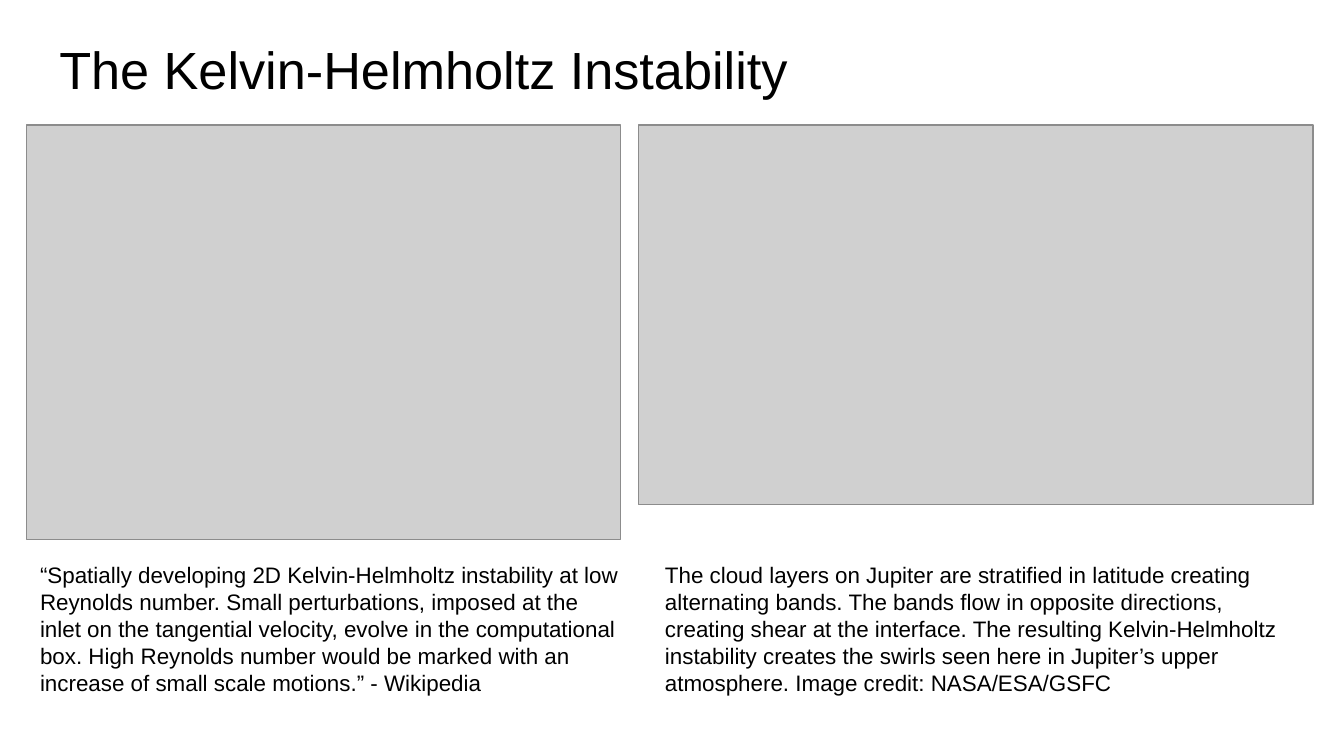
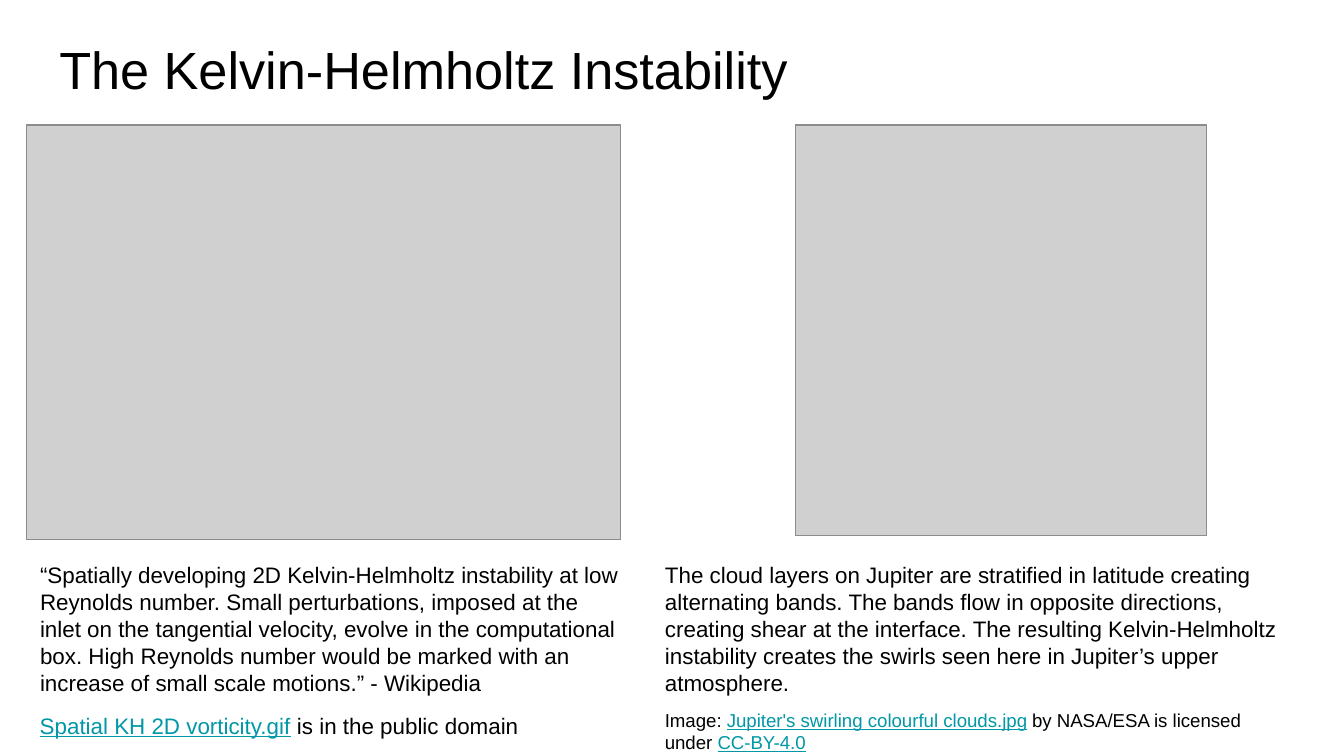
Before and after one commit to shodor-education/petascale-semester-curriculum, a slide deck: slide 9 of units/11/lessons/4/resources/petascale-lesson-11.4-slides.pptx. Drawn at 1344x756 pixels with LibreOffice and Linux fonts; fonts in the diff are those of the drawing; grey boxes stand for pictures. Boxes give left, top, right and bottom in pixels: in the first picture for what was removed or moved away, otherwise in the second. Text is boxed around its words. In the diff, an @@ line names an element or a change of style, - is before the commit and + after.

```diff
--- a/units/11/lessons/4/resources/petascale-lesson-11.4-slides.pptx
+++ b/units/11/lessons/4/resources/petascale-lesson-11.4-slides.pptx
@@ picture resized from (x1=638, y1=125, x2=1313, y2=504) to (x1=796, y1=125, x2=1207, y2=536) @@
@@ text at (x1=665, y1=566, x2=1276, y2=696): text changed @@
-The cloud layers on Jupiter are stratified in latitude creating alternating bands. The bands flow in opposite directions, creating shear at the interface. The resulting Kelvin-Helmholtz instability creates the swirls seen here in Jupiter’s upper atmosphere. Image credit: NASA/ESA/GSFC
+The cloud layers on Jupiter are stratified in latitude creating alternating bands. The bands flow in opposite directions, creating shear at the interface. The resulting Kelvin-Helmholtz instability creates the swirls seen here in Jupiter’s upper atmosphere.
@@ text added at (x1=40, y1=717, x2=518, y2=739), 12 pt, text #0097A7, underline @@
+Spatial KH 2D vorticity.gif is in the public domain
@@ text added at (x1=665, y1=713, x2=1241, y2=752), 10 pt, text #0097A7, underline @@
+Image: Jupiter's swirling colourful clouds.jpg by NASA/ESA is licensed under CC-BY-4.0
```
Also in this commit, not shown: 1 other slide changed, 1 other file.
